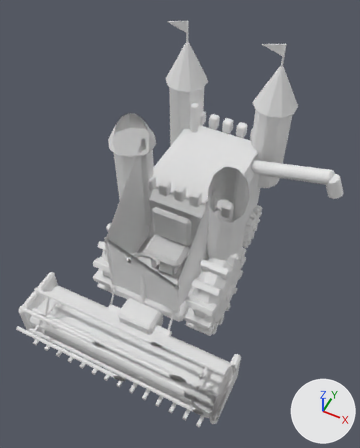
Before and after pictures for a commit that changed the FBX model art/tools/out/fortress.fbx.
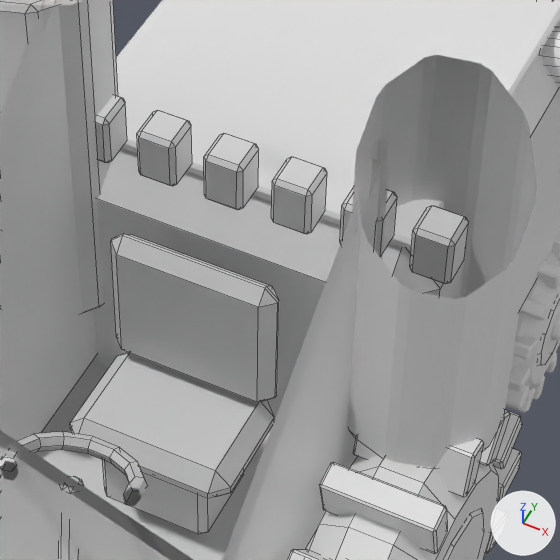
Old and new are each drawn whole from a 50 mm camera at (5.59, -10.28, 17.35) aimed at (0.34, 0.22, 4.23) and again close up on the part from 35% to 71% of the width and 34% to 63% of the height. Every picture has the same lights, and +X, +Y and +Z are marked at lower right. The last two pictures show the newer version. The close-ups show mesh edges as thin lines. Everything nearer to the camera than a plane just in front of the edit is cut away.

Script lines for the objects in view, before the commit:
```python
me_glass = bpy.data.meshes.new('Glass')
me_glass.from_pydata(...)  # a box spanning x -1.25..1.25, y -1.94..-1.86, z 2.3..6.9; a box spanning x 1.26..1.34, y -1.85..0.75, z 2.3..6.9; a box spanning x -1.34..-1.26, y -1.85..0.75, z 2.3..6.9
me_seat = bpy.data.meshes.new('Seat')
me_seat.from_pydata(...)  # 48 vertices, 52 faces; spans x -0.75..0.75, y -0.75..0.36, z 2.85..4.6
me_stone = bpy.data.meshes.new('Stone')
me_stone.from_pydata(...)  # 576 vertices, 612 faces; spans x -2.47..2.47, y 0.22..5.78, z 3.0..6.6
ob_glass = bpy.data.objects.new('Glass', me_glass)
ob_glass.location = (0.0, 0.0, 0.0)
ob_seat = bpy.data.objects.new('Seat', me_seat)
ob_seat.location = (0.0, 0.0, 0.0)
ob_stone = bpy.data.objects.new('Stone', me_stone)
ob_stone.location = (0.0, 0.0, 0.0)
# also in view: 'Dark' at (0.0, 0.47, 4.68); 'Rubber#Spin1' at (1.95, 0.1, 1.55); 'Rubber#Spin3' at (1.7, 4.2, 0.85); 'Accent2' at (-0.4, 3.0, 6.85); 'SteeringWheel' at (0.0, -1.77, 4.15)
```
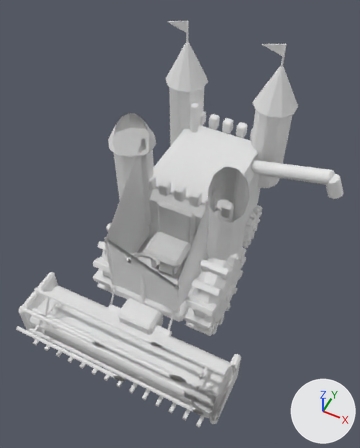
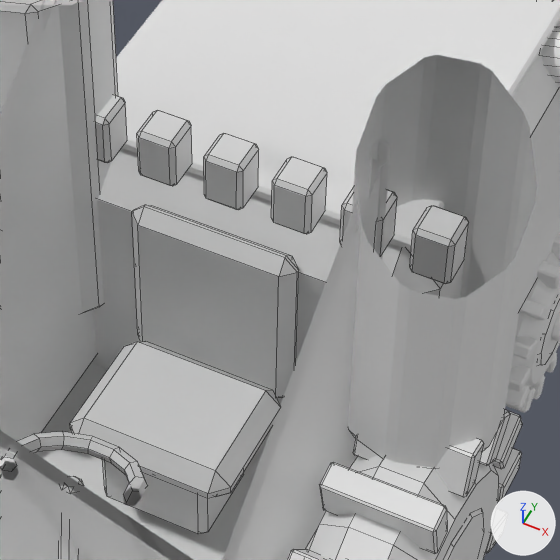
Patch to the scene script:
```diff
--- a/art/tools/out/fortress.fbx.py
+++ b/art/tools/out/fortress.fbx.py
@@ me_seat @@
 # used by ob_seat; location = (0.0, 0.0, 0.0)
-me_seat.from_pydata(...)  # 48 vertices, 52 faces; spans x -0.75..0.75, y -0.75..0.36, z 2.85..4.6
+me_seat.from_pydata(...)  # 48 vertices, 52 faces; spans x -0.75..0.75, y -0.75..0.72, z 2.85..4.6
+# me_seat part 1: 12 of the vertices in x -0.75..0.75, y 0.21..0.35, z 2.85..3.2 are moved by (0.0, 0.12, 0.0)
+# me_seat part 2: the 1 vertex in x 0.64, y 0.24, z 4.6 is moved by (0.0, 0.36, 0.0)
+# me_seat part 3: 6 of the vertices in x -0.75..-0.64, y 0.11..0.36, z 3.2..3.31 are moved by (0.0, 0.37, -0.35)
+# me_seat part 4: 5 of the vertices in x 0.64..0.75, y 0.1..0.35, z 3.2..3.31 are moved by (0.0, 0.37, -0.35)
+# me_seat part 5: 11 of the vertices in x -0.75..0.75, y 0.1..0.36, z 4.49..4.6 are moved by (0.0, 0.37, 0.0)
+# other edits to the shape of me_seat do not show in these pictures
```

What differs and where, as boxes (x1, y1, x2, y2) in the close-ups (560 x 560 px; the box of a moved part takes in the faces that stretch with it):
'Seat', reshaped (10% wider, 11% taller): before (70, 234, 279, 499); after (70, 205, 299, 499)
part 1 of me_seat, moved or reshaped: before (70, 352, 274, 491); after (70, 341, 280, 491)
part 2 of me_seat, moved or reshaped: before (122, 234, 279, 303); after (144, 205, 299, 272)
part 3 of me_seat, moved or reshaped: before (111, 243, 122, 350); after (132, 213, 143, 341)
part 4 of me_seat, moved or reshaped: before (116, 255, 279, 402); after (138, 226, 299, 398)
part 5 of me_seat, moved or reshaped: before (111, 234, 277, 307); after (132, 205, 297, 277)
